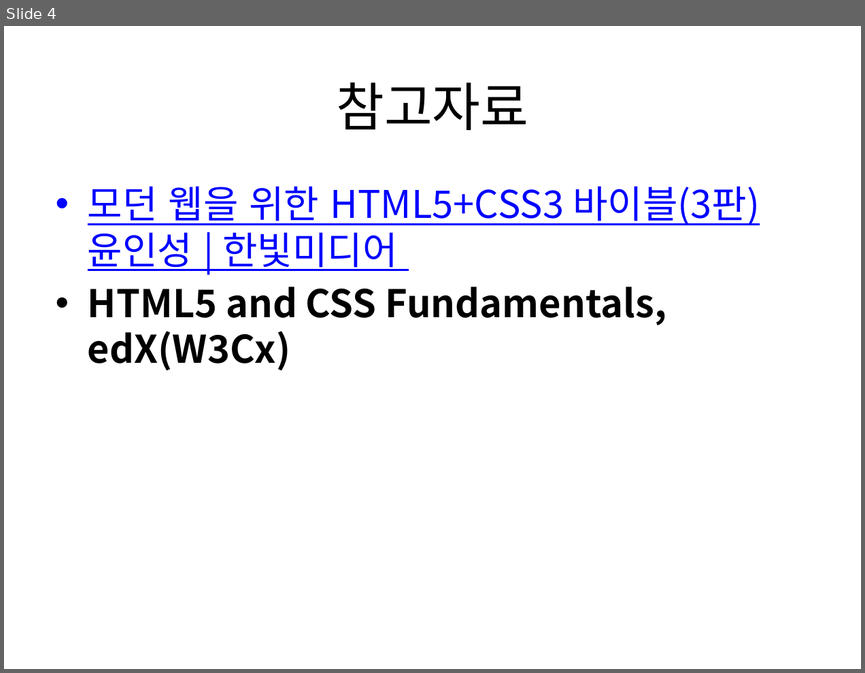
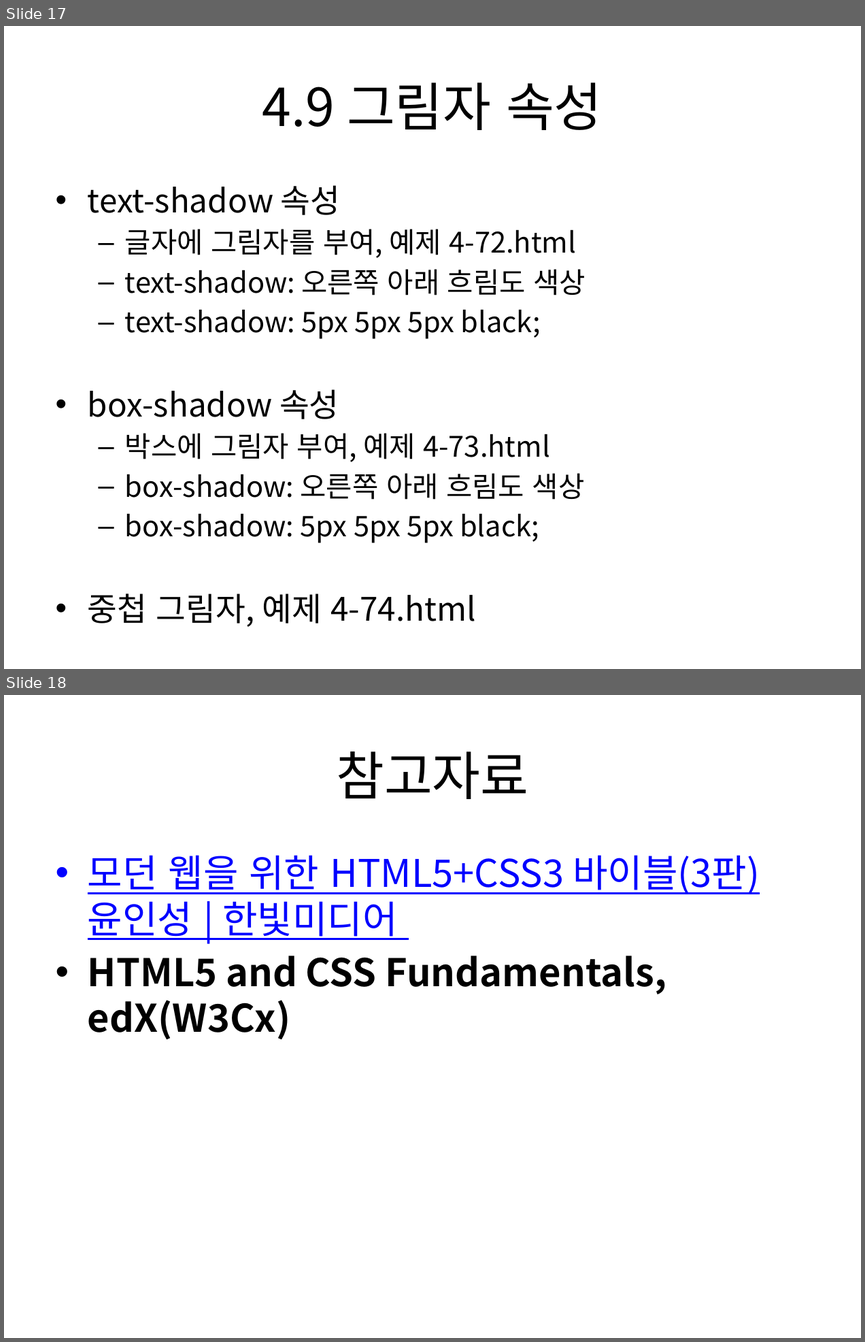
Before and after one commit to kdkcom1234/git2021, a slide deck: 1-html-css/04. CSS3 레이아웃 및 스타일 속성(2).pptx. Shown one above the other, each under a label of ours: slide 4 before the commit, slides 17 and 18 after it. The pictures are 865x673 and 865x1342 pixels, drawn with LibreOffice and Linux fonts; fonts in the diff are those of the drawing. Boxes give left, top, right and bottom in pixels: in the first picture for what was removed or moved away, otherwise in the second. Text is boxed around its words. In the diff, an @@ line names an element or a change of style, - is before the commit and + after.

```diff
--- a/1-html-css/04. CSS3 레이아웃 및 스타일 속성(2).pptx
+++ b/1-html-css/04. CSS3 레이아웃 및 스타일 속성(2).pptx
@@ slide 17 added at [4, 26, 861, 669], background #FFFFFF @@
@@ title added at [262, 82, 602, 130], 44 pt, text #000000 @@
+4.9 그림자 속성
@@ text added at [88, 185, 585, 626], 23.8 pt, text #000000 @@
+• text-shadow 속성
+  – 글자에 그림자를 부여, 예제 4-72.html
+  – text-shadow: 오른쪽 아래 흐림도 색상
+  – text-shadow: 5px 5px 5px black;
+• box-shadow 속성
+  – 박스에 그림자 부여, 예제 4-73.html
+  – box-shadow: 오른쪽 아래 흐림도 색상
+  – box-shadow: 5px 5px 5px black;
+• 중첩 그림자, 예제 4-74.html
@@ what was slide 4 is now slide 18 @@
```
Also in this commit, not shown: 1 slide changed, 14 other slides added, 1 slide removed, 24 other files.
